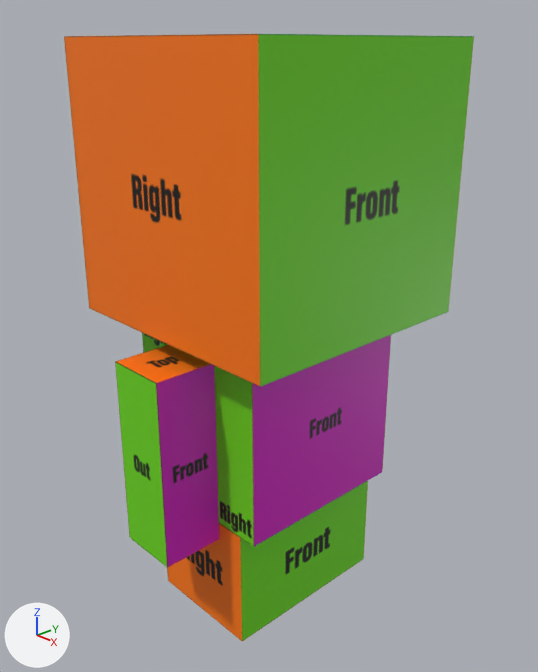
An edit to the Blender file resources/blender/cube.blend, drawn before and after from the same camera.
One viewpoint serves both versions: a 50 mm lens placed at (8.1, -7.59, 5.41), pointed at (0.0, 0.03, 1.06). Arrows for +X, +Y and +Z are at lower left; the lights stay in place.

In view in the first picture: 'body', 'feet', 'head'.
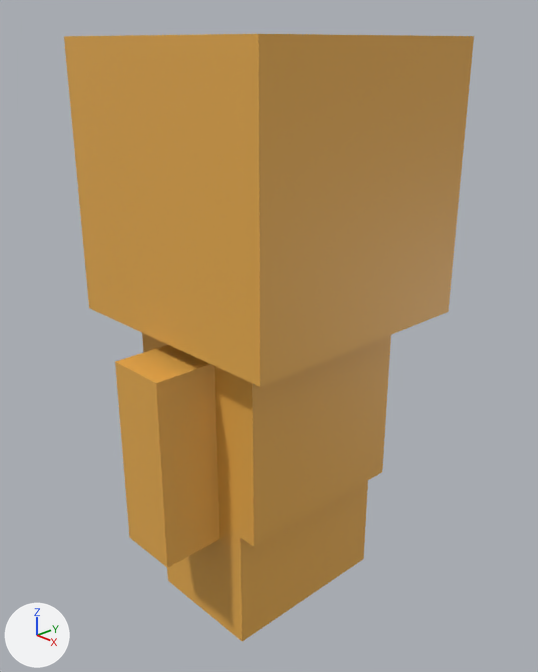
Changed parts and their boxes [x1, y1, x2, y2] in the pictures (538 x 672 px):
'head', surface changed: [64, 34, 474, 387] in both
'body', surface changed: [115, 333, 391, 568] in both
'feet', surface changed: [167, 481, 368, 641] in both

What changed in the scene script:
```text
Change mat_body_material:
    where n1 = _N.new('ShaderNodeBsdfPrincipled'); n1.name = 'Principled BSDF'
    remove n2 = _N.new('ShaderNodeUVMap'); n2.name = 'UV Map'
    remove n2.uv_map = 'Body'
    remove n3 = _N.new('ShaderNodeTexImage'); n3.name = 'Image Texture'
    remove n3.image = img_body_template_png
    add n1.inputs[0].default_value = (0.799, 0.413, 0.0742, 1.0)  # 'Base Color', orange #e7ac4d
    remove _L.new(n2.outputs[0], n3.inputs[0])  # 'UV' to 'Vector'
    remove _L.new(n3.outputs[0], n1.inputs[0])  # 'Color' to 'Base Color'
Change mat_feet_material:
    where n1 = _N.new('ShaderNodeBsdfPrincipled'); n1.name = 'Principled BSDF'
    remove n2 = _N.new('ShaderNodeTexImage'); n2.name = 'Image Texture'
    remove n2.image = img_feet_template_png
    remove n3 = _N.new('ShaderNodeUVMap'); n3.name = 'UV Map'
    remove n3.uv_map = 'Feet'
    add n1.inputs[0].default_value = (0.799, 0.413, 0.0742, 1.0)  # 'Base Color', orange #e7ac4d
    remove _L.new(n3.outputs[0], n2.inputs[0])  # 'UV' to 'Vector'
    remove _L.new(n2.outputs[0], n1.inputs[0])  # 'Color' to 'Base Color'
Change mat_head_material:
    where n0 = _N.new('ShaderNodeBsdfPrincipled'); n0.name = 'Principled BSDF'
    add n0.inputs[0].default_value = (0.799, 0.413, 0.0742, 1.0)  # 'Base Color', orange #e7ac4d
    remove n2 = _N.new('ShaderNodeTexImage'); n2.name = 'Image Texture'
    remove n2.image = img_head_template_png
    remove n3 = _N.new('ShaderNodeUVMap'); n3.name = 'UV Map'
    remove n3.uv_map = 'Head'
    remove _L.new(n3.outputs[0], n2.inputs[0])  # 'UV' to 'Vector'
    remove _L.new(n2.outputs[0], n0.inputs[0])  # 'Color' to 'Base Color'
```
